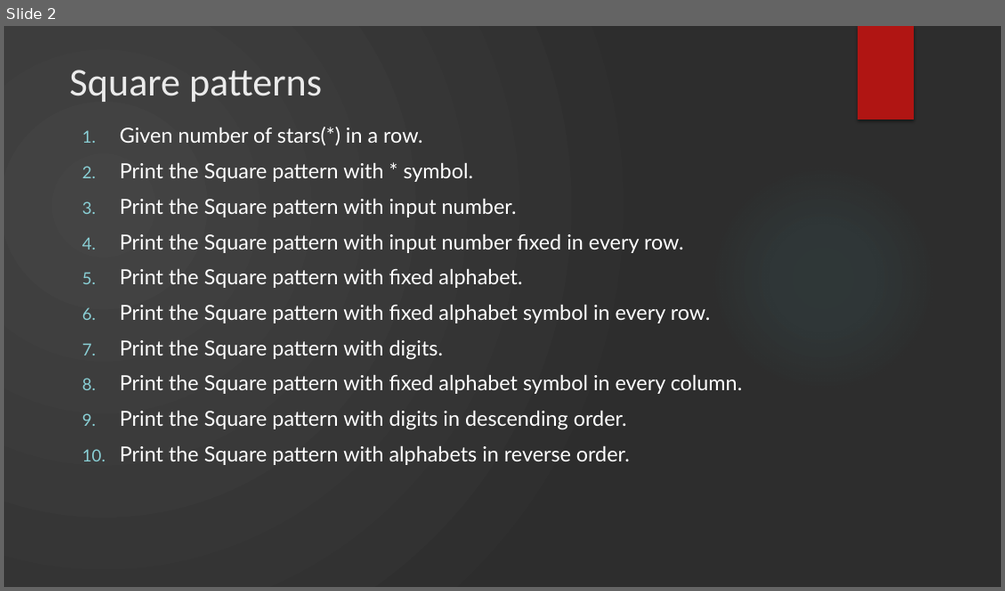
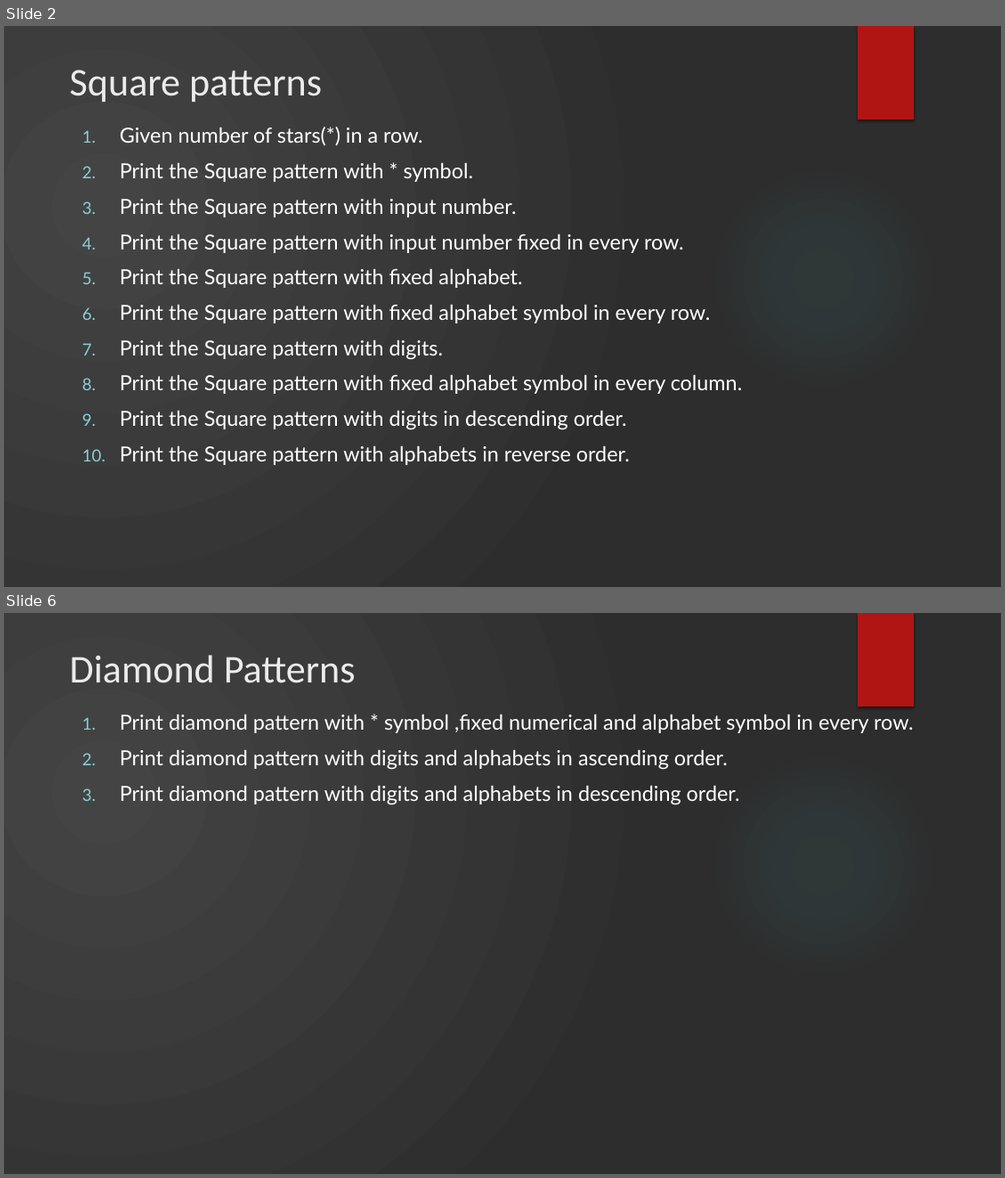
Before and after one commit to BhaskarBerry/PatternsUsingPython, a slide deck: Resources/Python patterns.pptx. Shown one above the other, each under a label of ours: slide 2 before the commit, slides 2 and 6 after it; the slides between them are not shown. The pictures are 1005x591 and 1005x1178 pixels, drawn with LibreOffice and Linux fonts; fonts in the diff are those of the drawing; background and template pictures are left out. Boxes give left, top, right and bottom in pixels: in the first picture for what was removed or moved away, otherwise in the second. Text is boxed around its words. In the diff, an @@ line names an element or a change of style, - is before the commit and + after.

Commit message:
Hollow Diamond Pattern with Star symbol

```diff
--- a/Resources/Python patterns.pptx
+++ b/Resources/Python patterns.pptx
@@ slide 6 added at (x1=4, y1=613, x2=1001, y2=1174), background gradient #454545 to #2D2D2D; not listed: 2 template elements that a slide beside it also shows @@
@@ title added at (x1=70, y1=655, x2=356, y2=683), 37.8 pt, text #EBEBEB @@
+Diamond Patterns
@@ text added at (x1=120, y1=714, x2=913, y2=805), 20 pt, text #FFFFFF @@
+1. Print diamond pattern with * symbol ,fixed numerical and alphabet symbol in every row.
+2. Print diamond pattern with digits and alphabets in ascending order.
+3. Print diamond pattern with digits and alphabets in descending order.
```
Also in this commit, not shown: 5 other slides added, 2 other files.
